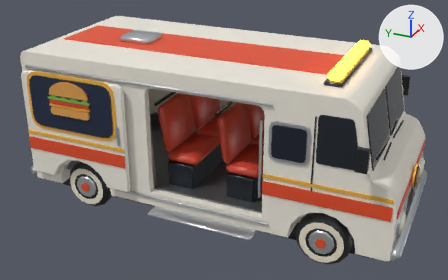
A saved change to the FBX model fbx/C_lobby/Lobby_ShiftVan.fbx.
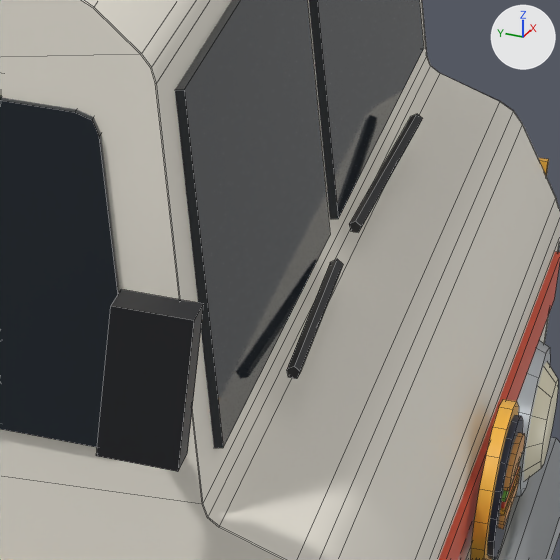
The first picture shows the older version from a camera (50 mm lens) standing at (-23.01, -10.18, 14.4) and looking at (-0.35, 0.02, 3.07). The close-ups show the older and then the newer version on the part from 76% to 95% of the width and 37% to 67% of the height of that picture. Only the edits that show in the close-ups are written down. The lights are fixed; the arrows at upper right show +X, +Y and +Z. The close-ups show mesh edges as thin lines.

The scene before the commit, as lines of its bpy script (objects in view):
```python
me_cone_001 = bpy.data.meshes.new('Cone.001')
me_cone_001.from_pydata(...)  # a 12-sided cut cone along y (radius 0.3 at the low end, 0.44 at the high end) spanning x -2.89..-2.01, y -8.19..-8.07, z 1.71..2.59; a 12-sided cut cone along y (radius 0.3 at the low end, 0.44 at the high end) spanning x 2.01..2.89, y -8.19..-8.07, z 1.71..2.59
me_cone_001.materials.append(mat_m_f7f0d2_smoothplastic)  # pale yellow #f7f0d2
me_cylinder_013 = bpy.data.meshes.new('Cylinder.013')
me_cylinder_013.from_pydata(...)  # 348 vertices, 276 faces; spans x -4.2..4.2, y -8.1..8.0, z 0.0..6.7
me_cylinder_013.materials.append(mat_m_1d1e22_smoothplastic)  # black #1d1e22
me_prism_024 = bpy.data.meshes.new('Prism.024')
me_prism_024.from_pydata(...)  # 112 vertices, 68 faces; spans x -3.5..3.5, y -7.0..8.0, z 4.3..6.4
me_prism_024.materials.append(mat_m_1e262e_glass)  # dark blue #1e262e
ob_glass = bpy.data.objects.new('Glass', me_prism_024)
ob_glass.location = (0.0, 0.0, 0.0)
ob_headlights = bpy.data.objects.new('Headlights', me_cone_001)
ob_headlights.location = (0.0, 0.0, 0.0)
ob_rubber = bpy.data.objects.new('Rubber', me_cylinder_013)
ob_rubber.location = (0.0, 0.0, 0.0)
# also in view: 'Mustard' at (-0.16, -0.09, 4.33); 'Stripe' at (-0.16, 0.0, 4.86); 'BadgeNavy' at (-0.16, -0.42, 4.3); 'Chrome' at (-0.05, 0.0, 3.91); 'IconBun' at (-0.16, -0.97, 4.4)
```
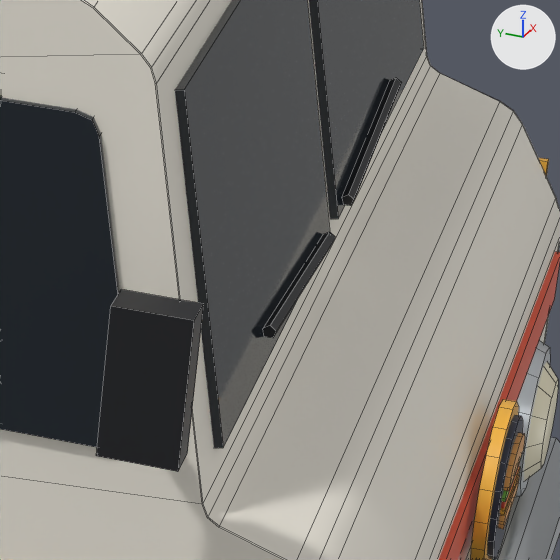
Boxes [x1, y1, x2, y2] around the edits, measured in the close-ups (560 x 560 px; the box of a moved part takes in the faces that stretch with it):
'Rubber', reshaped
    before: [96, 114, 423, 472]
    after: [96, 78, 402, 472]
part 1 of me_cylinder_013, moved or reshaped
    before: [287, 259, 343, 379]
    after: [263, 232, 336, 338]
part 2 of me_cylinder_013, moved or reshaped
    before: [349, 114, 423, 233]
    after: [343, 78, 402, 206]

Diff of the bpy script that builds the scene:
```diff
--- a/fbx/C_lobby/Lobby_ShiftVan.fbx.py
+++ b/fbx/C_lobby/Lobby_ShiftVan.fbx.py
@@ me_cylinder_013 @@
 me_cylinder_013.from_pydata(...)  # 348 vertices, 276 faces; spans x -4.2..4.2, y -8.1..8.0, z 0.0..6.7
 # used by ob_rubber; location = (0.0, 0.0, 0.0)
+# me_cylinder_013 part 1: the loose piece of 10 vertices spanning x -2.0..-0.3, y -7.2..-7.0, z 4.2..4.4 is moved by (0.0, 0.1, 0.2)
+# me_cylinder_013 part 2: the loose piece of 10 vertices spanning x 0.3..2.0, y -7.2..-7.0, z 4.2..4.4 is moved by (0.0, 0.1, 0.2)
 me_cylinder_013.materials.append(mat_m_1d1e22_smoothplastic)
```
